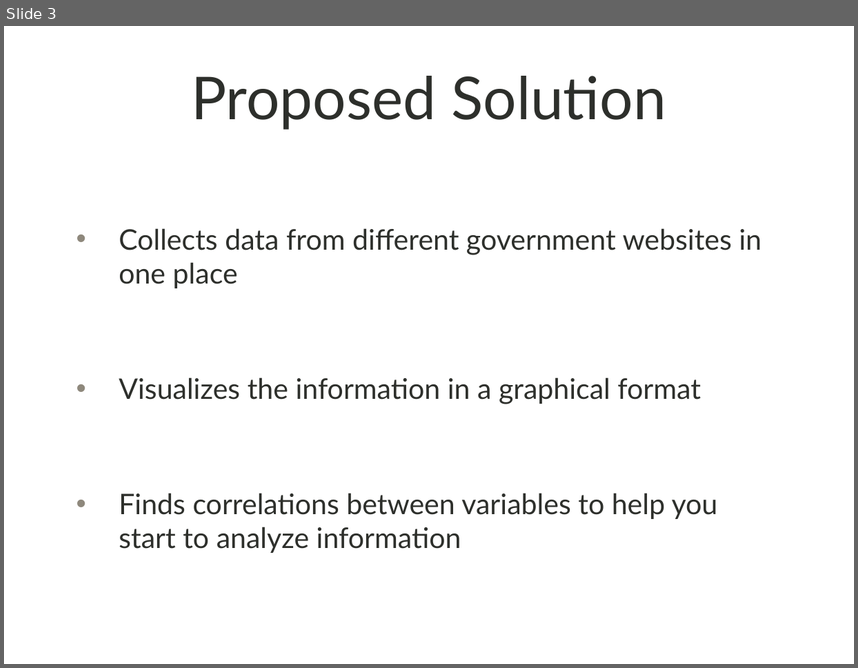
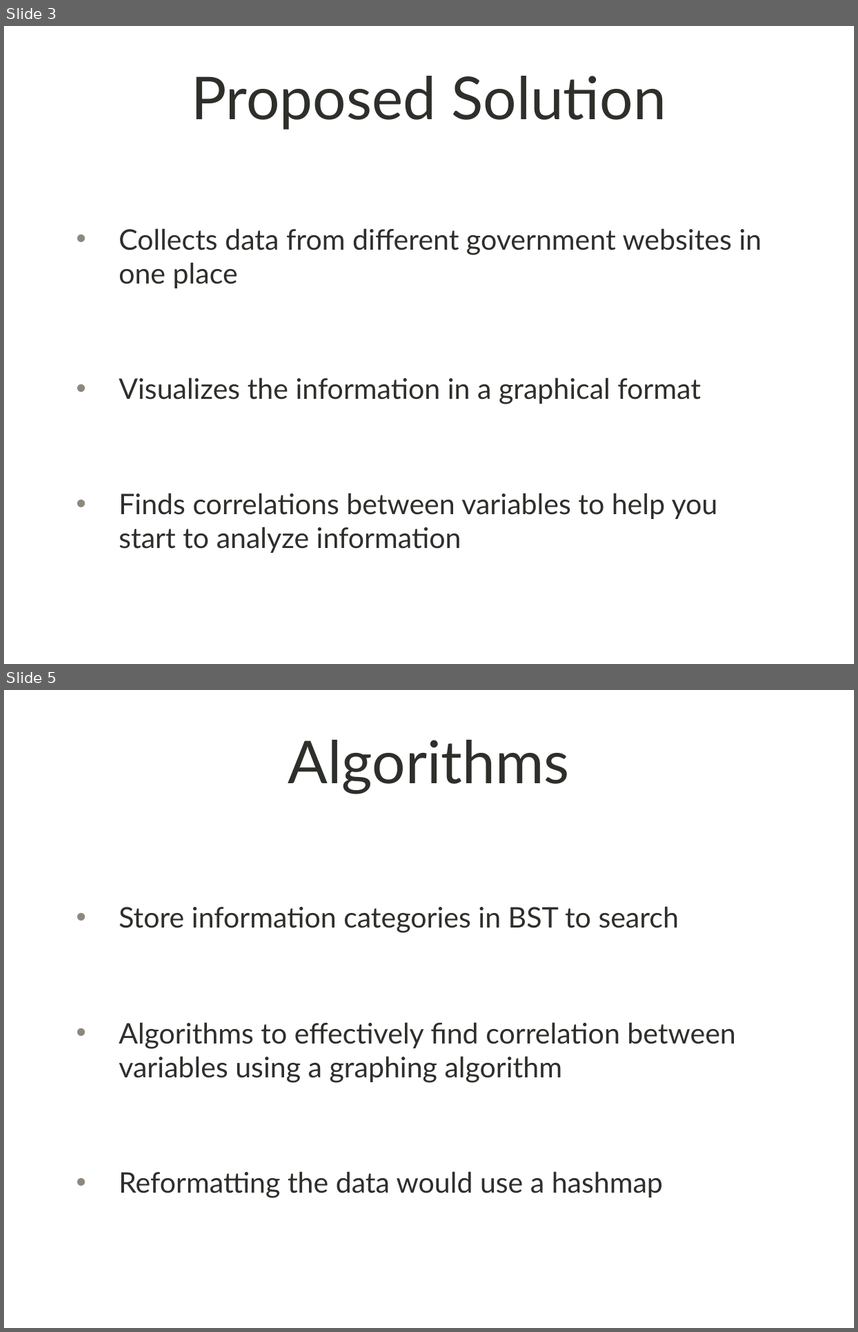
Before and after one commit to AhmedAKhan/2XB3FinalProject, a slide deck: ProposalSlides.pptx. Shown one above the other, each under a label of ours: slide 3 before the commit, slides 3 and 5 after it; the slides between them are not shown. The pictures are 858x668 and 858x1332 pixels, drawn with LibreOffice and Linux fonts; fonts in the diff are those of the drawing; background and template pictures are left out. Boxes give left, top, right and bottom in pixels: in the first picture for what was removed or moved away, otherwise in the second. Text is boxed around its words. In the diff, an @@ line names an element or a change of style, - is before the commit and + after.

```diff
--- a/ProposalSlides.pptx
+++ b/ProposalSlides.pptx
@@ slide 5 added at (4, 690, 854, 1328), background picture (left out) @@
@@ title added at (288, 740, 570, 794), 50 pt, text #2D2F2B @@
+Algorithms
@@ text added at (119, 906, 736, 1198), 24 pt, text #2D2F2B @@
+• Store information categories in BST to search
+• Algorithms to effectively find correlation between variables using a graphing algorithm
+• Reformatting the data would use a hashmap
```
Also in this commit, not shown: 1 slide changed, 2 other slides added, 3 slides removed, 1 other file.
